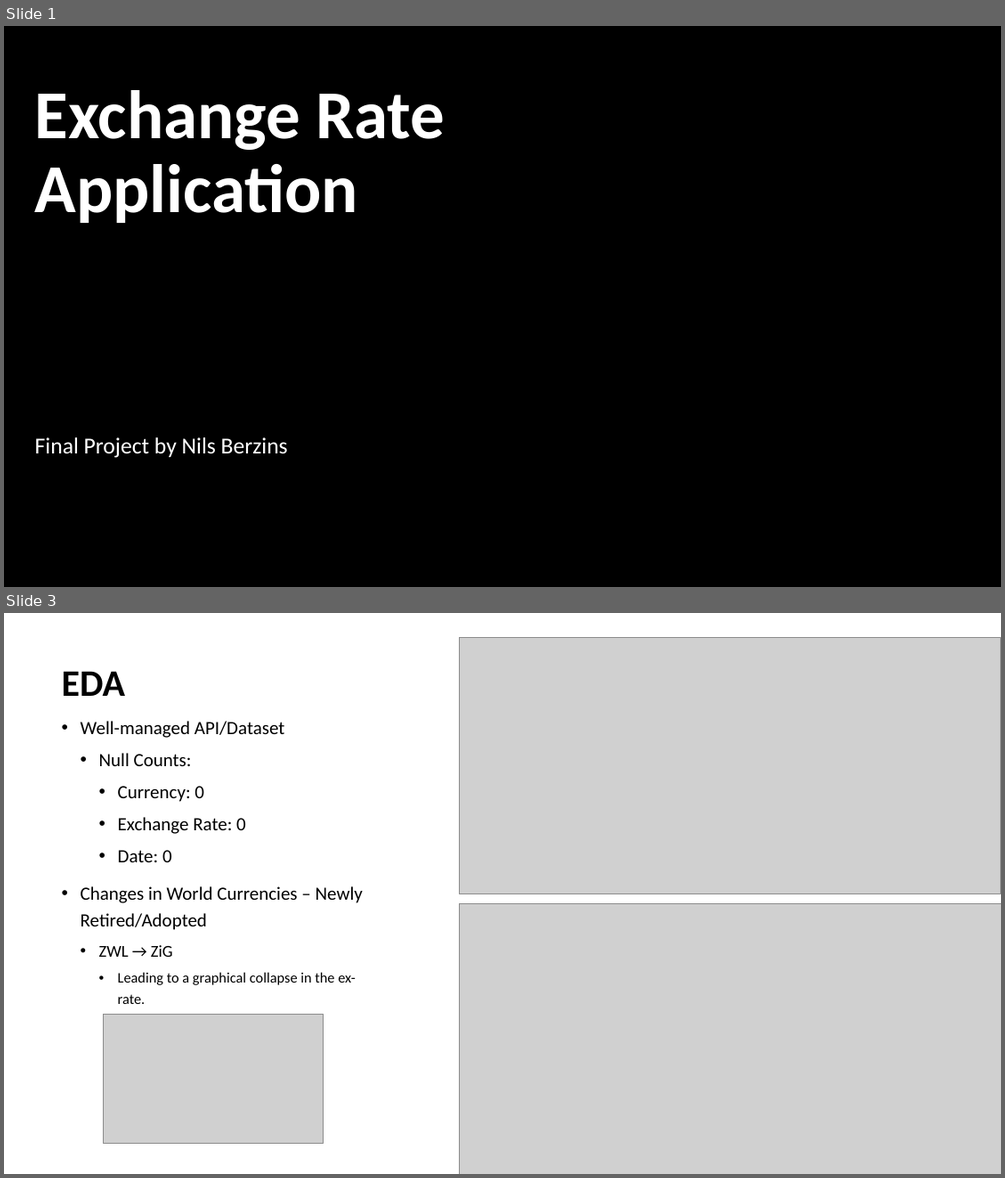
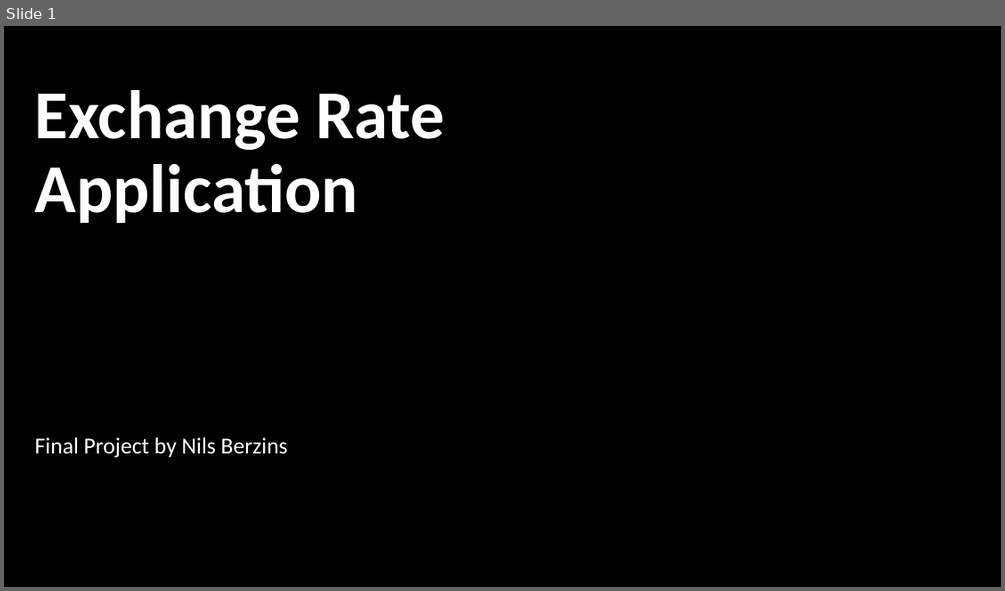
Before and after one commit to nilsberzins/STAT418-FinalPoject, a slide deck: Exchange Rate Application.pptx. Shown one above the other, each under a label of ours: slides 1 and 3 before the commit, slide 1 after it; the slides between them are not shown. The pictures are 1005x1178 and 1005x591 pixels, drawn with LibreOffice and Linux fonts; fonts in the diff are those of the drawing; grey boxes stand for pictures; background and template pictures are left out. Boxes give left, top, right and bottom in pixels: in the first picture for what was removed or moved away, otherwise in the second. Text is boxed around its words. In the diff, an @@ line names an element or a change of style, - is before the commit and + after.

```diff
--- a/Exchange Rate Application.pptx
+++ b/Exchange Rate Application.pptx
@@ slide 3 removed at (4,613,1001,1174), background #FFFFFF @@
@@ picture removed at (460,638,1000,893) @@
@@ title removed at (62,671,125,696) @@
-EDA
@@ text removed at (81,721,363,1004) @@
-• Well-managed API/Dataset
-  • Null Counts:
-    • Currency: 0
-    • Exchange Rate: 0
-    • Date: 0
-• Changes in World Currencies – Newly Retired/Adopted
-  • ZWL → ZiG
-    • Leading to a graphical collapse in the ex-rate.
@@ picture removed at (460,903,1001,1174) @@
@@ picture removed at (104,1013,324,1143) @@
```
Also in this commit, not shown: 4 slides added, 2 other slides removed, 3 other files.
